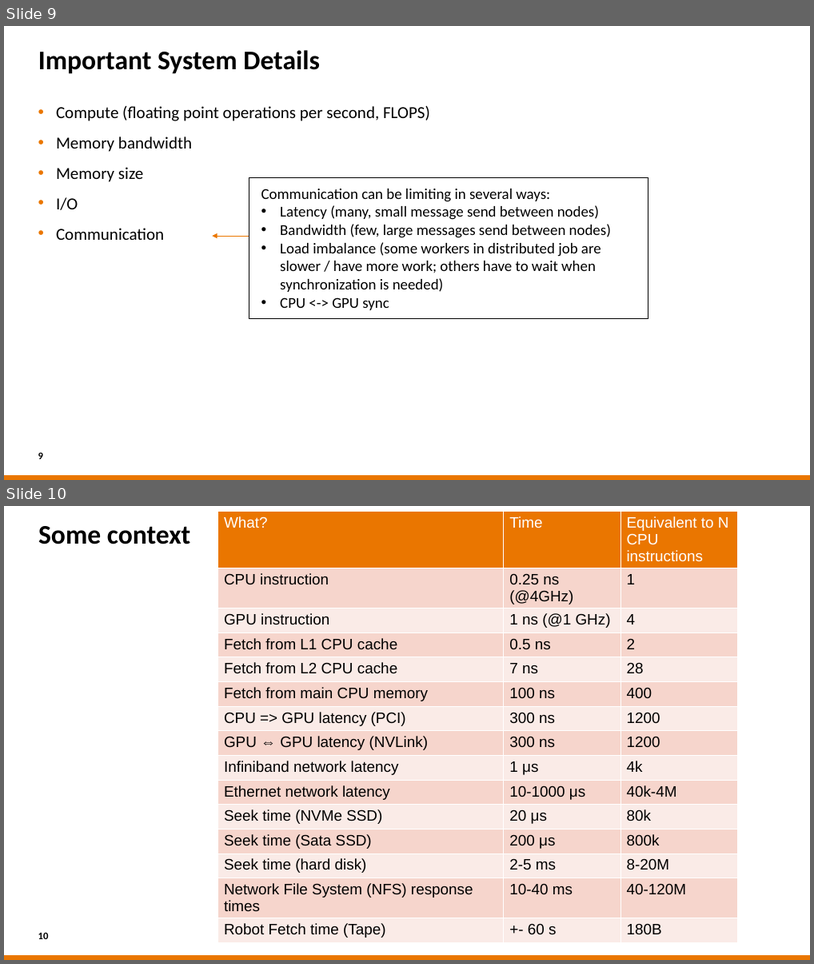
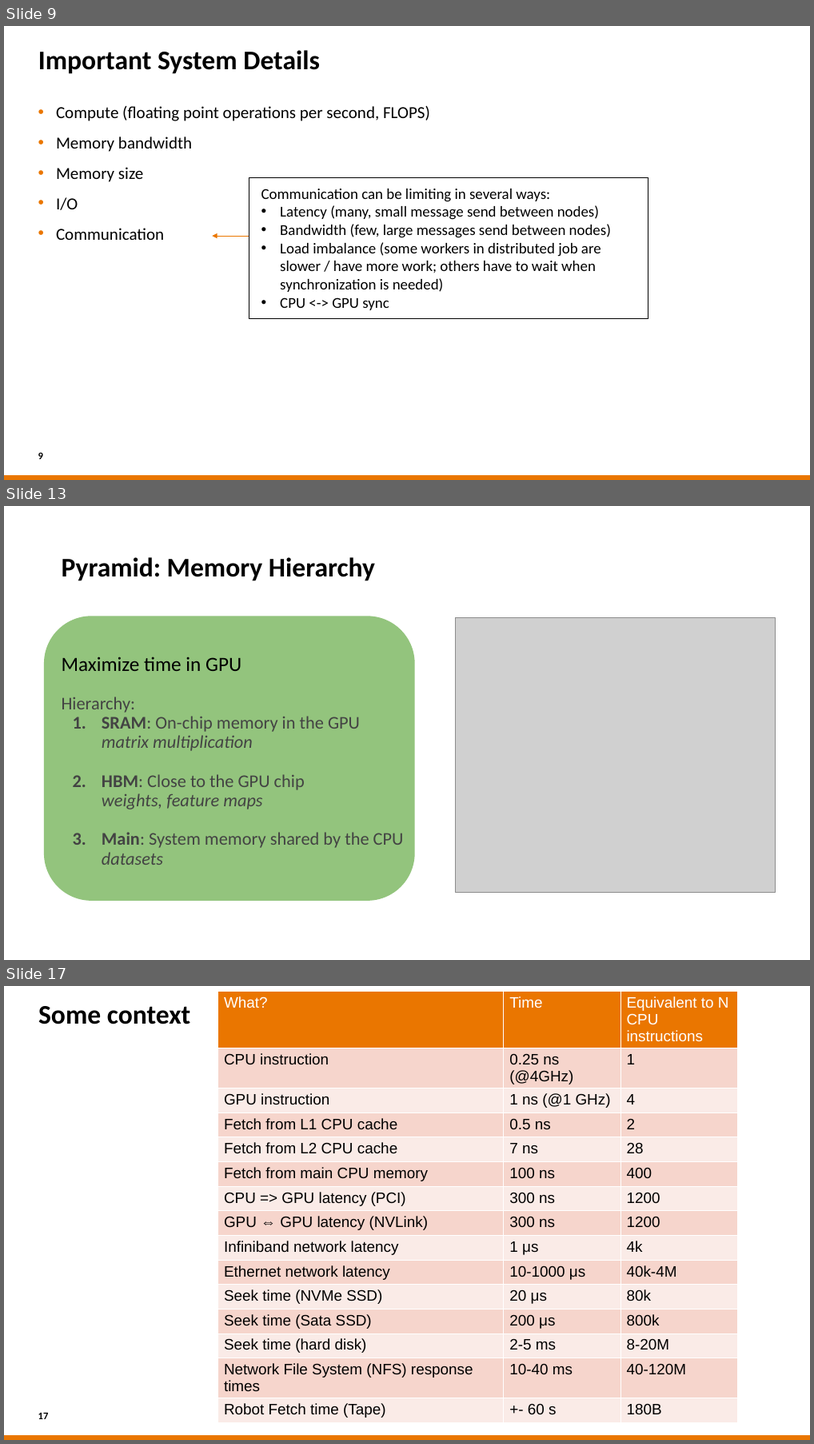
Before and after one commit to sara-nl/HPML-course-materials, a slide deck: Day2/slides/hw_and_software_features.pptx. Shown one above the other, each under a label of ours: slides 9 and 10 before the commit, slides 9, 13 and 17 after it; the slides between them are not shown. The pictures are 814x964 and 814x1444 pixels, drawn with LibreOffice and Linux fonts; fonts in the diff are those of the drawing; grey boxes stand for pictures; background and template pictures are left out. Boxes give left, top, right and bottom in pixels: in the first picture for what was removed or moved away, otherwise in the second. Text is boxed around its words. In the diff, an @@ line names an element or a change of style, - is before the commit and + after.

```diff
--- a/Day2/slides/hw_and_software_features.pptx
+++ b/Day2/slides/hw_and_software_features.pptx
@@ slide 13 added at box(4, 506, 810, 960), background #FFFFFF @@
@@ title added at box(62, 557, 375, 581), 32 pt, text #000000, bold @@
+Pyramid: Memory Hierarchy
@@ rounded rectangle added at box(44, 616, 414, 900), fill #93C47D @@
@@ picture added at box(456, 618, 775, 892) @@
@@ text added at box(62, 656, 404, 864), 21.3 pt, text #434343 @@
+    Maximize time in GPU
+    Hierarchy:
+1. SRAM: On-chip memory in the GPU
+   matrix multiplication
+2. HBM: Close to the GPU chip
+   weights, feature maps
+3. Main: System memory shared by the CPU
+   datasets
@@ what was slide 10 is now slide 17 @@
@@ page number at box(38, 1412, 49, 1419): text changed @@
-10
+17
```
Also in this commit, not shown: 7 slides changed, 6 other slides added, 3 other files.
